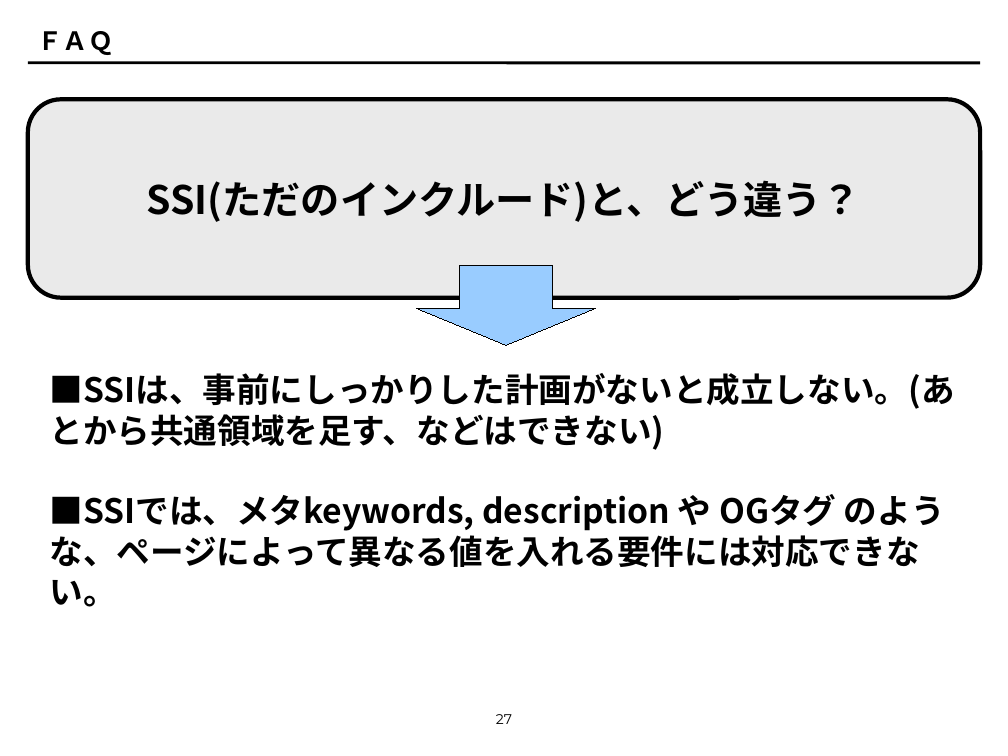
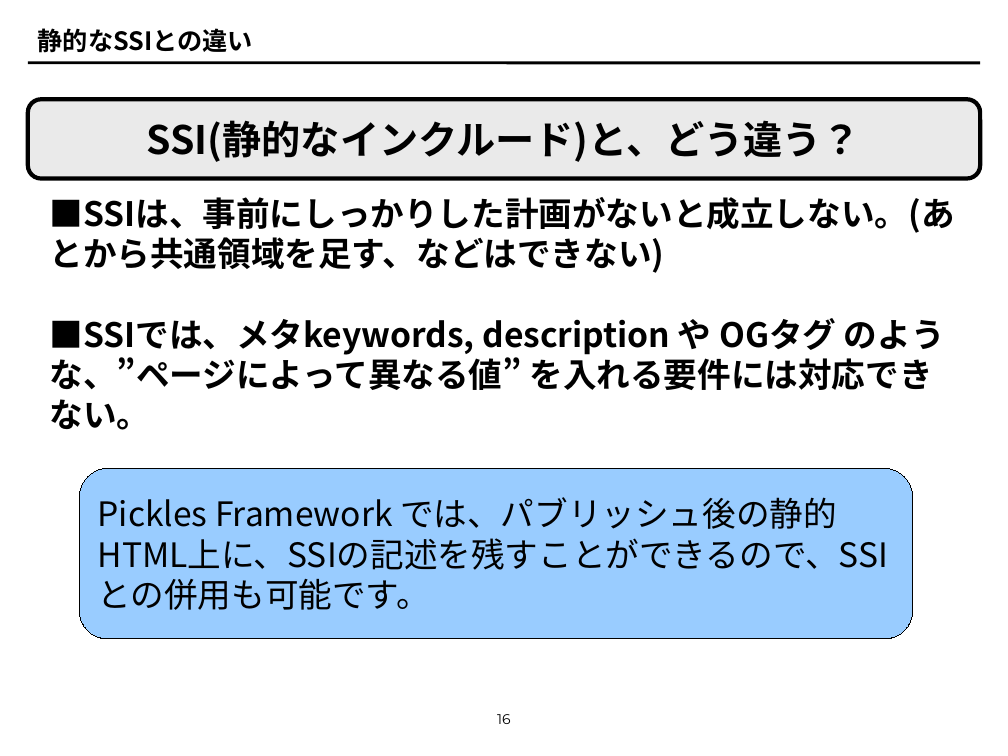
Before and after one commit to tomk79/PxDocuments, a slide deck: slide 16 of PxFW_invitation.odp (slide 27 before the commit). Drawn at 1008x756 pixels with LibreOffice and Linux fonts; fonts in the diff are those of the drawing. Boxes give left, top, right and bottom in pixels: in the first picture for what was removed or moved away, otherwise in the second. Text is boxed around its words. In the diff, an @@ line names an element or a change of style, - is before the commit and + after.

```diff
--- a/PxFW_invitation.odp
+++ b/PxFW_invitation.odp
@@ title at (38,28,253,53): text changed @@
-ＦＡＱ
+静的なSSIとの違い
@@ rounded rectangle "SSI(静的なインクルード)と、どう違う？": place and size @@
-rounded rectangle "SSI(静的なインクルード)と、どう違う？" at (28,100,981,298)
+rounded rectangle "SSI(静的なインクルード)と、どう違う？" at (28,100,981,179)
@@ text in rounded rectangle at (147,120,861,162): text changed @@
-SSI(ただのインクルード)と、どう違う？
+SSI(静的なインクルード)と、どう違う？
@@ text "■SSIは、事前にしっかりした計画がないと成立しない。(あとから共通領域を足す、などはできない)": place and size @@
-text "■SSIは、事前にしっかりした計画がないと成立しない。(あとから共通領域を足す、などはできない)" at (50,373,955,607)
+text "■SSIは、事前にしっかりした計画がないと成立しない。(あとから共通領域を足す、などはできない)" at (50,197,955,430)
@@ down arrow removed at (416,266,595,346) @@
@@ text at (50,318,945,430): text changed @@
-■SSIでは、メタkeywords, description や OGタグ のような、ページによって異なる値を入れる要件には対応できない。
+■SSIでは、メタkeywords, description や OGタグ のような、”ページによって異なる値” を入れる要件には対応できない。
@@ rounded rectangle added at (80,469,913,639), fill #99CCFF, outline #000000 0 pt, 24 pt, text #000000 @@
+Pickles Framework では、パブリッシュ後の静的HTML上に、SSIの記述を残すことができるので、SSIとの併用も可能です。
@@ page number at (497,714,511,724): text changed @@
-27
+16
```
Also in this commit, not shown: 14 other slides changed, 13 slides added, 9 slides removed.
